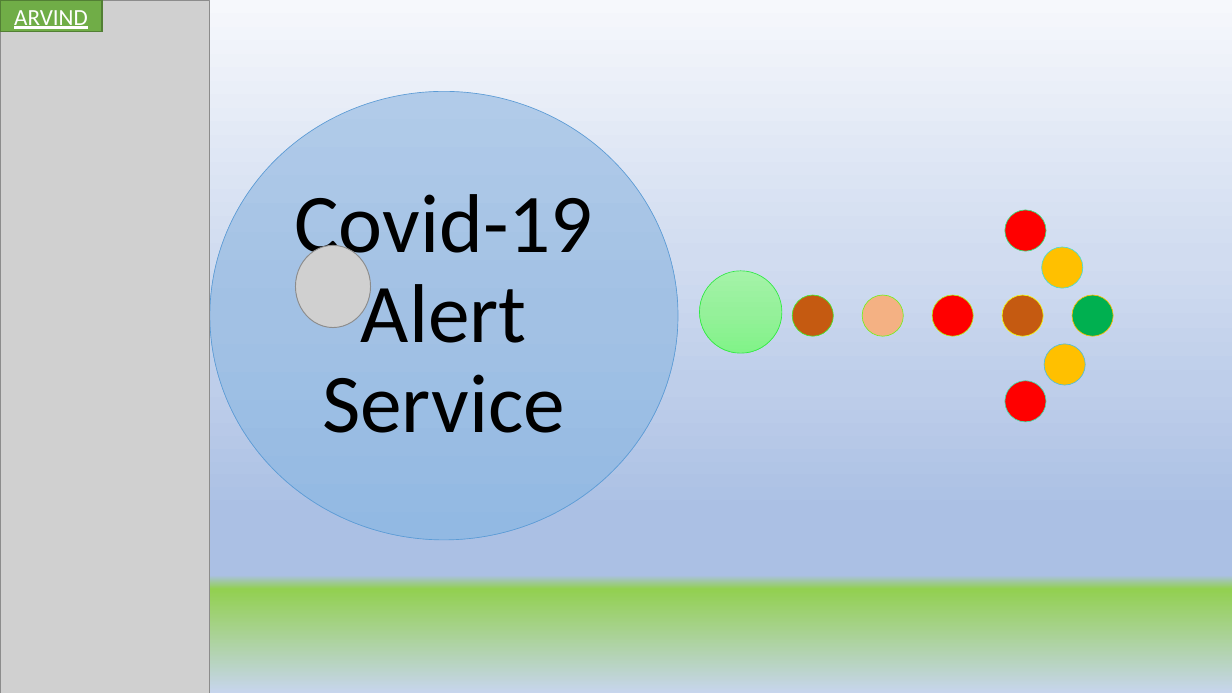
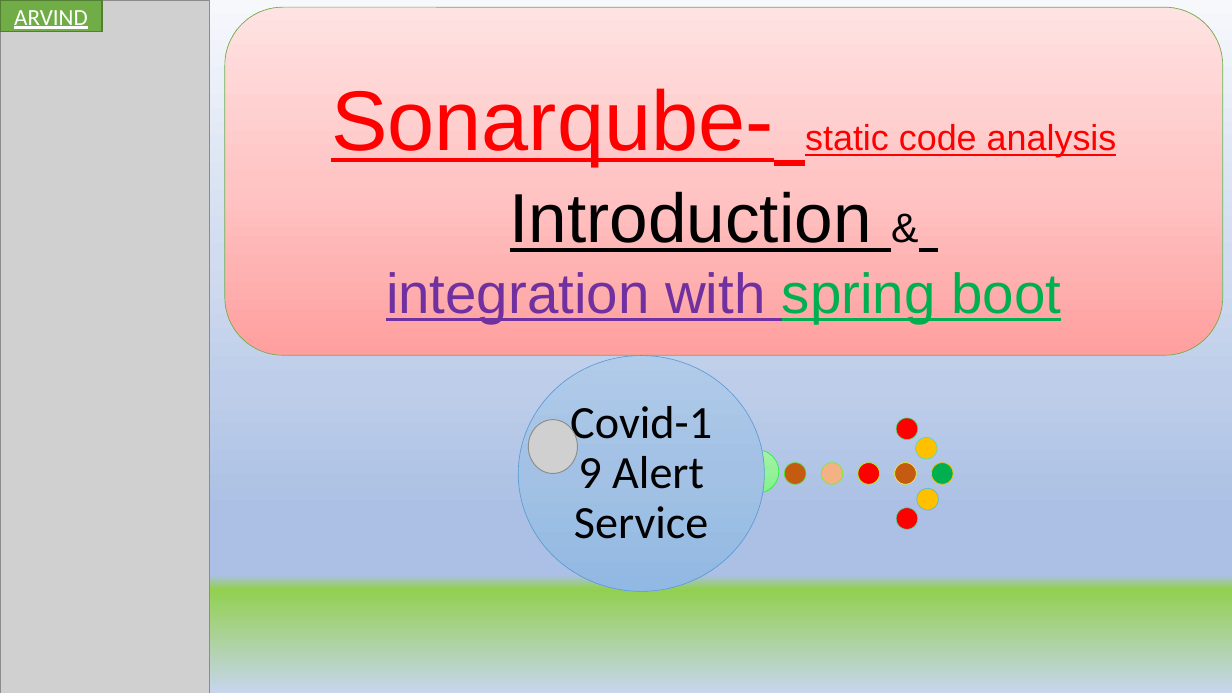
Before and after one commit to codefarm0/Microservices-Testing, a slide deck: slide 48 of UNIT TESTING IN JAVA.pptX (slide 37 before the commit). Drawn at 1232x693 pixels with LibreOffice and Linux fonts; fonts in the diff are those of the drawing; grey boxes stand for pictures. Boxes give left, top, right and bottom in pixels: in the first picture for what was removed or moved away, otherwise in the second. Text is boxed around its words. In the diff, an @@ line names an element or a change of style, - is before the commit and + after.

```diff
--- a/UNIT TESTING IN JAVA.pptX
+++ b/UNIT TESTING IN JAVA.pptX
@@ rounded rectangle added at (x1=225, y1=7, x2=1223, y2=356), fill gradient #FFA0A0 to #FFC5C5 to #FFE3E3, outline #70AD47 0.5 pt, 44 pt, text #FF0000, underline @@
+Sonarqube- static code analysis
+Introduction &
+integration with spring boot
@@ group removed at (x1=210, y1=91, x2=1114, y2=540): 11 ellipses @@
@@ group added at (x1=518, y1=356, x2=953, y2=592): 11 ellipses @@
@@ text "Covid-19 Alert Service" moved from (x1=294, y1=194, x2=593, y2=433) to (x1=570, y1=406, x2=712, y2=539) @@
@@ text "Covid-19 Alert Service" at (x1=570, y1=406, x2=712, y2=539): size 65 to 36 pt; less space between paragraphs @@
@@ picture resized from (x1=296, y1=246, x2=371, y2=328) to (x1=529, y1=420, x2=578, y2=473) @@
```
Also in this commit, not shown: 1 other slide changed, 12 slides added, 6 other files.
